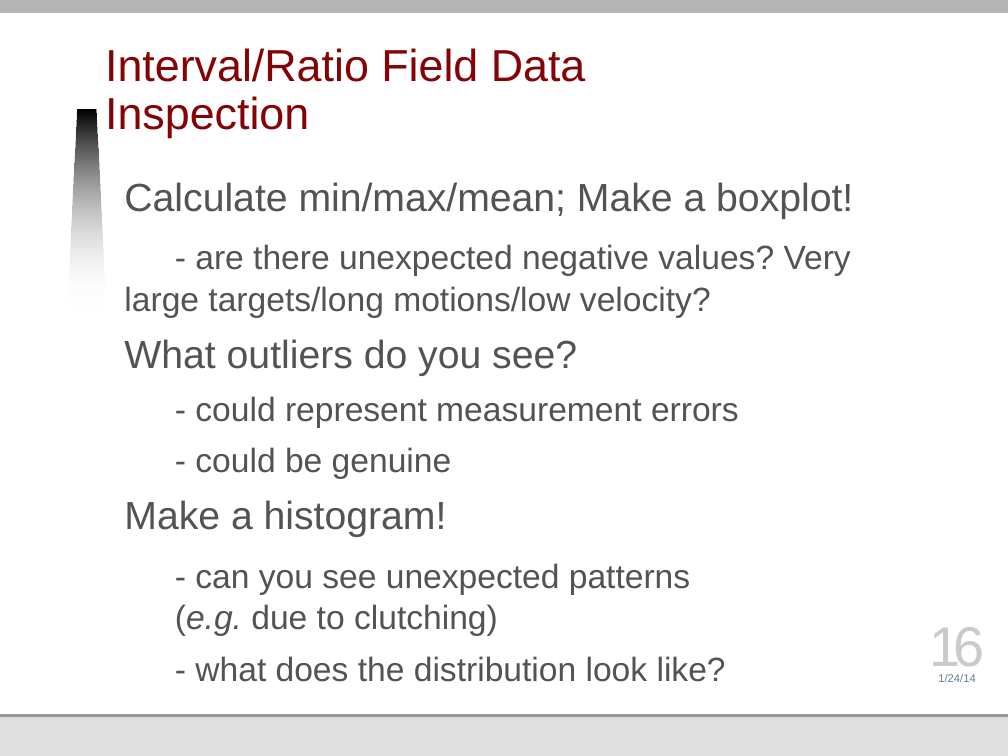
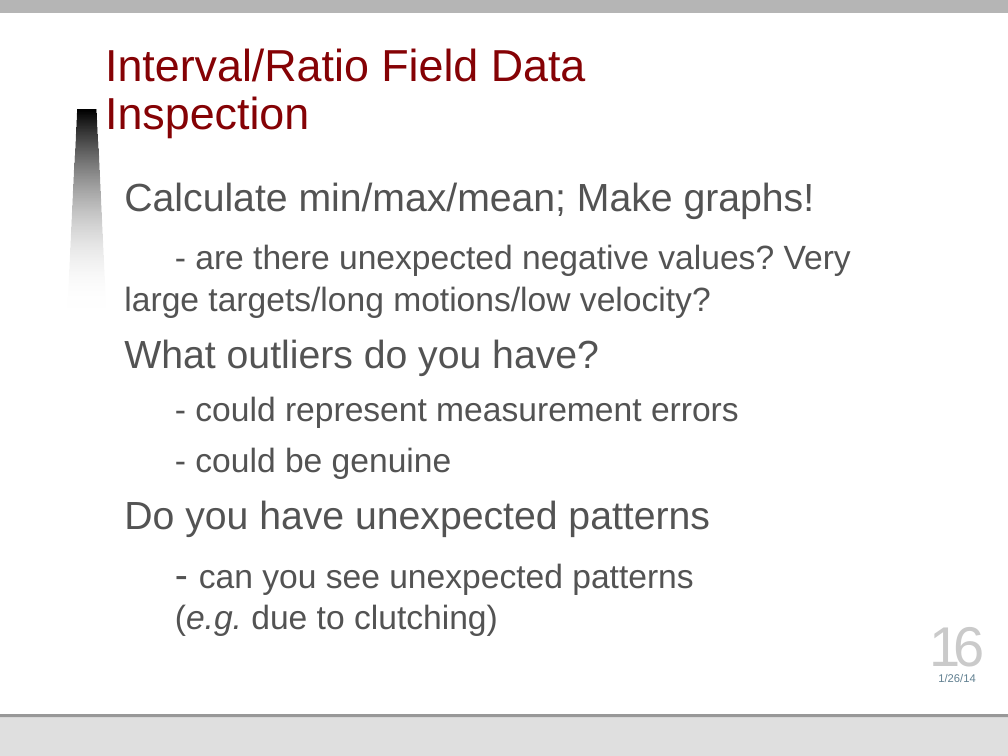
Before and after one commit to jmankoff/data, a slide deck: slide 16 of Lectures/5 Data Quality.pptx. Drawn at 1008x756 pixels with LibreOffice and Linux fonts; fonts in the diff are those of the drawing; background and template pictures are left out. Boxes give left, top, right and bottom in pixels: in the first picture for what was removed or moved away, otherwise in the second. Text is boxed around its words. In the diff, an @@ line names an element or a change of style, - is before the commit and + after.

```diff
--- a/Lectures/5 Data Quality.pptx
+++ b/Lectures/5 Data Quality.pptx
@@ text at (x1=124, y1=182, x2=815, y2=219): text changed @@
-Calculate min/max/mean; Make a boxplot!
+Calculate min/max/mean; Make graphs!
@@ text at (x1=124, y1=339, x2=599, y2=376): text changed @@
-What outliers do you see?
+What outliers do you have?
@@ text at (x1=124, y1=500, x2=710, y2=537): text changed @@
-Make a histogram!
+Do you have unexpected patterns
@@ text at (x1=175, y1=563, x2=693, y2=636): size 24 to 28 pt in "-" @@
@@ text at (x1=195, y1=656, x2=726, y2=682): paragraph removed @@
-- what does the distribution look like?
@@ text at (x1=938, y1=674, x2=975, y2=682): text changed @@
-1/24/14
+1/26/14
```
Also in this commit, not shown: 19 other slides changed, 1 slide added, 10 slides removed, 4 other files.
